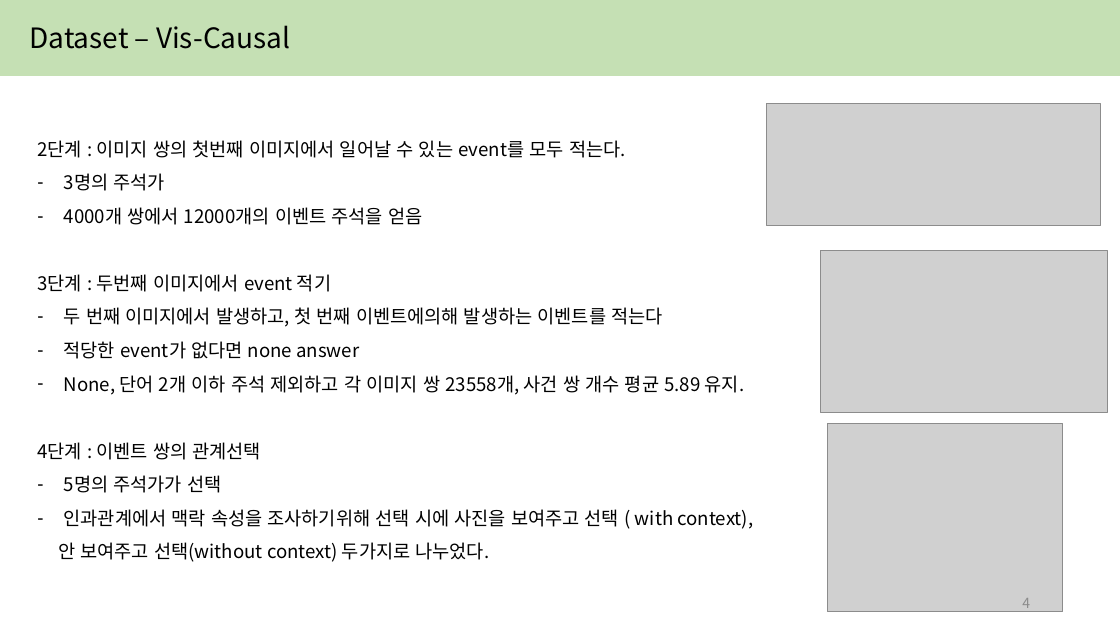
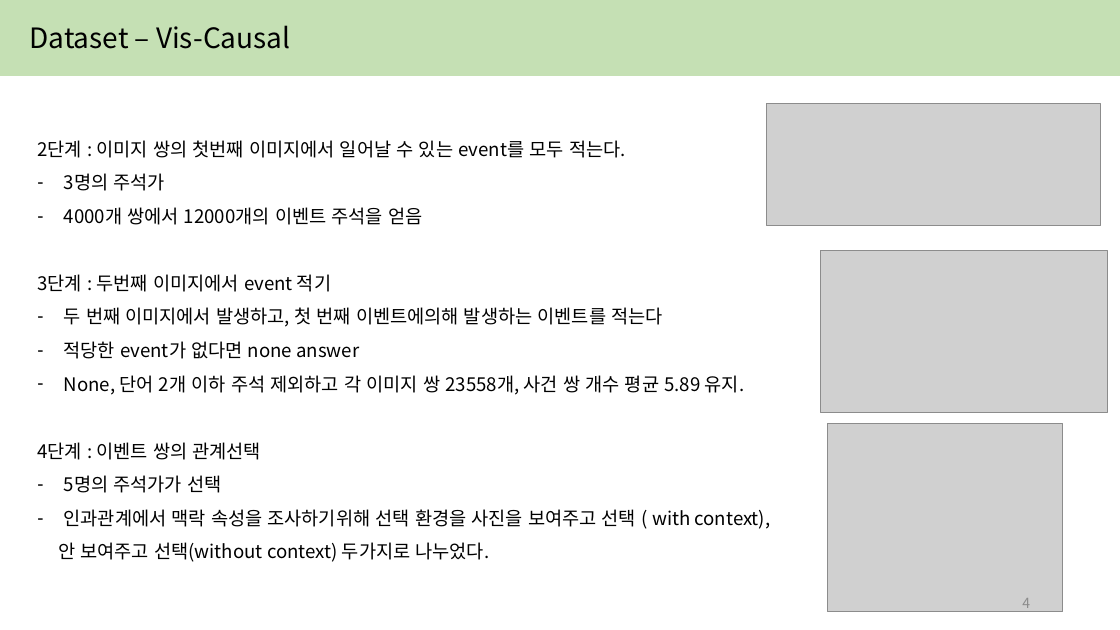
Before and after one commit to yejin087/study_image_caption, a slide deck: slide 4 of 3주차.pptx. Drawn at 1120x630 pixels with LibreOffice and Linux fonts; fonts in the diff are those of the drawing; grey boxes stand for pictures. Boxes give left, top, right and bottom in pixels: in the first picture for what was removed or moved away, otherwise in the second. Text is boxed around its words. In the diff, an @@ line names an element or a change of style, - is before the commit and + after.

```diff
--- a/3주차.pptx
+++ b/3주차.pptx
@@ text at [64, 509, 771, 529]: text changed @@
-– 인과관계에서 맥락 속성을 조사하기위해 선택 시에 사진을 보여주고 선택 ( with context),
+– 인과관계에서 맥락 속성을 조사하기위해 선택 환경을 사진을 보여주고 선택 ( with context),
```
Also in this commit, not shown: 4 other slides changed.
